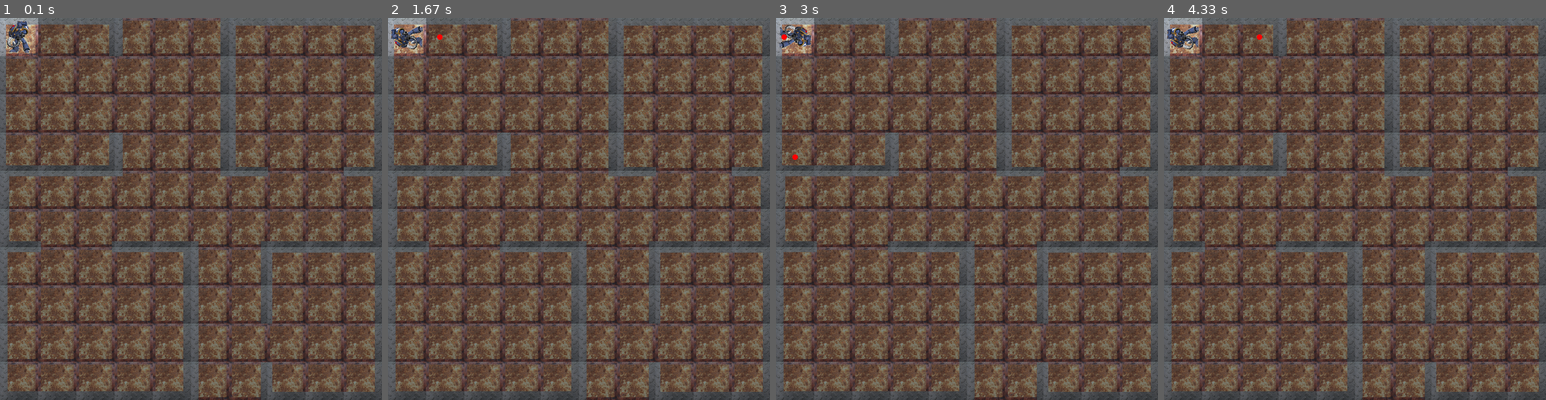
Above: before the commit, frames 1-4 (left to right).
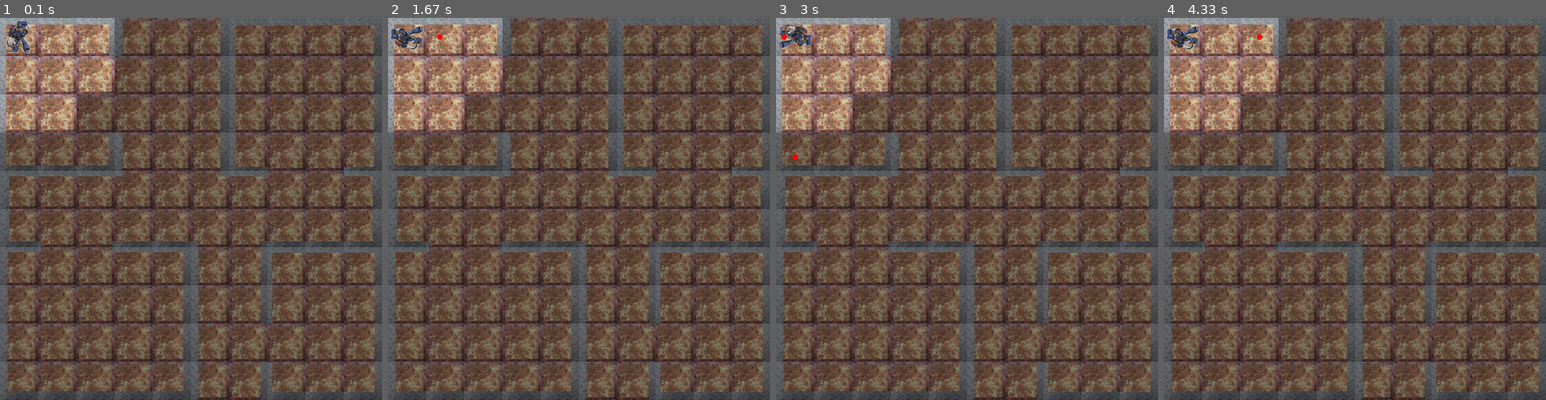
Above: after the commit, the same moments.

Repository: speque/shallowspace
Game: pygame game, started from src/shallowspace/shallowspace.py
Same seed, same stepped clock (60 frames per second), same inputs: the game is played once before the commit and once after it. The source is Python 2; it was converted automatically to run under Python 3.
Inputs:
- Up to frame 1 (0.1 s): no input
- Up to frame 2 (1.67 s): tap Space at 0.33, 0.73, 1.03, 1.23, 1.57 s; hold Right 0.67-1.13 s; hold Up 1.17-1.47 s; hold Right from 1.5 s (still down)
- Up to frame 3 (3 s): tap Space at 1.87, 2.07, 2.37, 2.63, 2.97 s; release Right at 1.97 s; hold Left 2-2.53 s; hold Down 2.57-2.87 s; hold Left from 2.9 s (still down)
- Up to frame 4 (4.33 s): tap Space at 3.27, 3.4, 3.8, 4.1 s; release Left at 3.3 s; hold Up 3.33-3.7 s; hold Right from 3.73 s (still down)

The runs differ from the first frame. In frame 1, 7.0% of the frame differs, in the area x 0-30%, y 0-30%; in frame 2, 7.0%; in frame 3, 7.0%; in frame 4, 7.0%.

Commit message:
Decent FoV added

Diff:
--- a/src/shallowspace/actors.py
+++ b/src/shallowspace/actors.py
@@ -16,6 +16,7 @@
         self.evManager.register_listener(self)
         self.sector = None
         self.direction = constants.DIRECTION_DOWN
+        self.radius = 2
 
     #----------------------------------------------------------------------
     def move(self, direction):
@@ -25,10 +26,6 @@
             self.sector = newSector
 
             ev = CharactorMoveEvent(self)
-            self.evManager.post(ev)
-            ev = SectorDimEvent(oldSector)
-            self.evManager.post(ev)
-            ev = SectorLitEvent(newSector)
             self.evManager.post(ev)
 
     #----------------------------------------------------------------------
--- a/src/shallowspace/constants.py
+++ b/src/shallowspace/constants.py
@@ -9,6 +9,11 @@
 DIRECTION_DOWN = 2
 DIRECTION_LEFT = 3
 
+DIRECTION_UP_RIGHT = 0
+DIRECTION_DOWN_RIGHT = 1
+DIRECTION_DOWN_LEFT = 2
+DIRECTION_UP_LEFT = 3
+
 GRID_SIZE = 70
 
 CONFIG = None
--- a/src/shallowspace/event.py
+++ b/src/shallowspace/event.py
@@ -84,12 +84,11 @@
         self.name = "Bullet Destroyed Event"
         self.bullet = bullet
 
-class SectorLitEvent(Event):
-    def __init__(self, sector):
-        self.name = "Sector Lit Event"
-        self.sector = sector
+class SectorsLitRequest(Event):
+    def __init__(self, sectors):
+        self.name = "Sectors Lit Request"
+        self.sectors = sectors
 
-class SectorDimEvent(Event):
-    def __init__(self, sector):
-        self.name = "Sector Dim Event"
-        self.sector = sector
+class DimAllSectorsRequest(Event):
+    def __init__(self):
+        self.name = "Dim All Sectors Request"
--- a/src/shallowspace/map.py
+++ b/src/shallowspace/map.py
@@ -4,8 +4,10 @@
 @author: pekka
 
 '''
-from event import MapBuiltEvent
+from event import MapBuiltEvent, SectorsLitRequest, CharactorMoveEvent, DimAllSectorsRequest, CharactorPlaceEvent
 import constants
+import math
+from utils import *
 #------------------------------------------------------------------------------
 class Map:
     """..."""
@@ -16,7 +18,7 @@
     #----------------------------------------------------------------------
     def __init__(self, evManager, wallsUp, wallsRight, wallsLeft, wallsDown):
         self.evManager = evManager
-        #self.evManager.RegisterListener( self )
+        self.evManager.register_listener( self )
 
         self.state = Map.STATE_PREPARING
 
@@ -34,13 +36,30 @@
             self.sectors[i] = Sector()
 
         for i in range(100):
-            if i > 9:
+            if i > 9: #not first row
                 self.sectors[i].neighbors[constants.DIRECTION_UP] = self.sectors[i-10]
-            if i == 0 or not (i+1) % 10 == 0:
+
+                upleft = i-11
+                if upleft > -1 and not (upleft+1) % 10 == 0:
+                    self.sectors[i].corners[constants.DIRECTION_UP_LEFT] = self.sectors[upleft]
+                upright = i-9
+                if not (upright) % 10 == 0:
+                    self.sectors[i].corners[constants.DIRECTION_UP_RIGHT] = self.sectors[upright]
+
+            if i == 0 or not (i+1) % 10 == 0: #not rightmost column
                 self.sectors[i].neighbors[constants.DIRECTION_RIGHT] = self.sectors[i+1]
-            if i < 90:
+
+            if i < 90: #not last row
                 self.sectors[i].neighbors[constants.DIRECTION_DOWN] = self.sectors[i+10]
-            if not i % 10 == 0:
+
+                downleft = i+9
+                if not (downleft+1) % 10 == 0 :
+                    self.sectors[i].corners[constants.DIRECTION_DOWN_LEFT] = self.sectors[downleft]
+                downright = i+11
+                if downright < 100 and not (downright) % 10 == 0:
+                    self.sectors[i].corners[constants.DIRECTION_DOWN_RIGHT] = self.sectors[downright]
+
+            if not i % 10 == 0: #not leftmost column
                 self.sectors[i].neighbors[constants.DIRECTION_LEFT] = self.sectors[i-1]
 
         for i in self.wallsUp:
@@ -55,21 +74,89 @@
         for i in self.wallsLeft:
             self.sectors[i].neighbors[constants.DIRECTION_LEFT] = None
 
+        for s in self.sectors:
+            for c in s.corners:
+                if not self._is_open_corner_of(c, s):
+                    s.corners[s.corners.index(c)] = None
+
         self.state = Map.STATE_BUILT
 
         ev = MapBuiltEvent( self )
         self.evManager.post( ev )
+
+    def _is_open_corner_of(self, corner, sector):
+        for n in sector.neighbors:
+            if not n == None and corner in n.neighbors:
+                return True
+        return False
+
+
+    def fov(self, charactor):
+        i = 0
+        litSectors = set()
+        litSectors.add(charactor.sector)
+        while i < 360:
+            dx = math.cos(i*0.01745)
+            dy = math.sin(i*0.01745)
+            litSectors = litSectors.union(self.determine_fov(charactor.sector, charactor.radius, dx, dy))
+            i += 3
+        ev = DimAllSectorsRequest()
+        self.evManager.post(ev)
+        ev = SectorsLitRequest(litSectors)
+        self.evManager.post(ev)
+
+    #----------------------------------------------------------------------
+    def determine_fov(self, sector, radius, dx, dy):
+        i = 0
+        ox = self.sector_x(sector)+0.5
+        oy = self.sector_y(sector)+0.5
+        litSectors = []
+        while i < radius:
+            oldSector = self.sector_by_coordinates((ox), (oy))
+            ox += dx;
+            oy += dy;
+            newSector = self.sector_by_coordinates((ox), (oy))
+            if not newSector == None:
+                if not newSector == oldSector and (newSector in oldSector.neighbors or newSector in oldSector.corners):
+                    litSectors.append(newSector)
+                else:
+                    return litSectors
+            i += 1
+        return litSectors
+
+    def sector_x(self, sector):
+        return self.sectors.index(sector) % 10
+
+    def sector_y(self, sector):
+        return self.sectors.index(sector)/10
+
+    def sector_by_coordinates(self, x, y):
+        if x >= 0 and x < 10 and y >= 0 and y < 10:
+            index = int(math.floor(y)*10.0+math.floor(x))
+            if index > -1:
+                return self.sectors[index]
+
+    #----------------------------------------------------------------------
+    def notify(self, event):
+        if isinstance(event, CharactorMoveEvent) or isinstance(event, CharactorPlaceEvent):
+            self.fov(event.charactor)
 
 #------------------------------------------------------------------------------
 class Sector:
     """..."""
     def __init__(self):
         self.neighbors = range(4)
+        self.corners = range(4)
 
         self.neighbors[constants.DIRECTION_UP] = None
         self.neighbors[constants.DIRECTION_DOWN] = None
         self.neighbors[constants.DIRECTION_LEFT] = None
         self.neighbors[constants.DIRECTION_RIGHT] = None
+
+        self.corners[constants.DIRECTION_UP_RIGHT] = None
+        self.corners[constants.DIRECTION_DOWN_RIGHT] = None
+        self.corners[constants.DIRECTION_DOWN_LEFT] = None
+        self.corners[constants.DIRECTION_UP_LEFT] = None
 
     #----------------------------------------------------------------------
     def move_possible(self, direction):
--- a/src/shallowspace/pygameview.py
+++ b/src/shallowspace/pygameview.py
@@ -9,6 +9,7 @@
 from event import *
 import constants
 import math
+from utils import *
 
 class PygameView:
     """A class representing the game view"""
@@ -118,14 +119,16 @@
         return [x for x in self.frontSprites if isinstance(x, BulletSprite)]
 
     #----------------------------------------------------------------------
-    def dim_sector(self, sector):
-        sector_sprite = self.get_sector_sprite(sector)
-        sector_sprite.dim()
+    def dim_all_sectors(self):
+        for s in self.backSprites:
+            if hasattr(s, "sector"):
+                s.dim()
 
     #----------------------------------------------------------------------
-    def lit_sector(self, sector):
-        sector_sprite = self.get_sector_sprite(sector)
-        sector_sprite.lit()
+    def lit_sectors(self, sectors):
+        for sector in sectors:
+            sector_sprite = self.get_sector_sprite(sector)
+            sector_sprite.lit()
 
     #----------------------------------------------------------------------
     def get_sector_sprite(self, sector):
@@ -173,10 +176,10 @@
             elif isinstance( event, BulletDestroyedEvent ):
                 self.destroy_bullet(event.bullet)
 
-            elif isinstance( event, SectorDimEvent ):
-                self.dim_sector(event.sector)
+            elif isinstance( event, DimAllSectorsRequest ):
+                self.dim_all_sectors()
 
-            elif isinstance( event, SectorLitEvent ):
-                self.lit_sector(event.sector)
+            elif isinstance( event, SectorsLitRequest ):
+                self.lit_sectors(event.sectors)
 
             self.draw()
